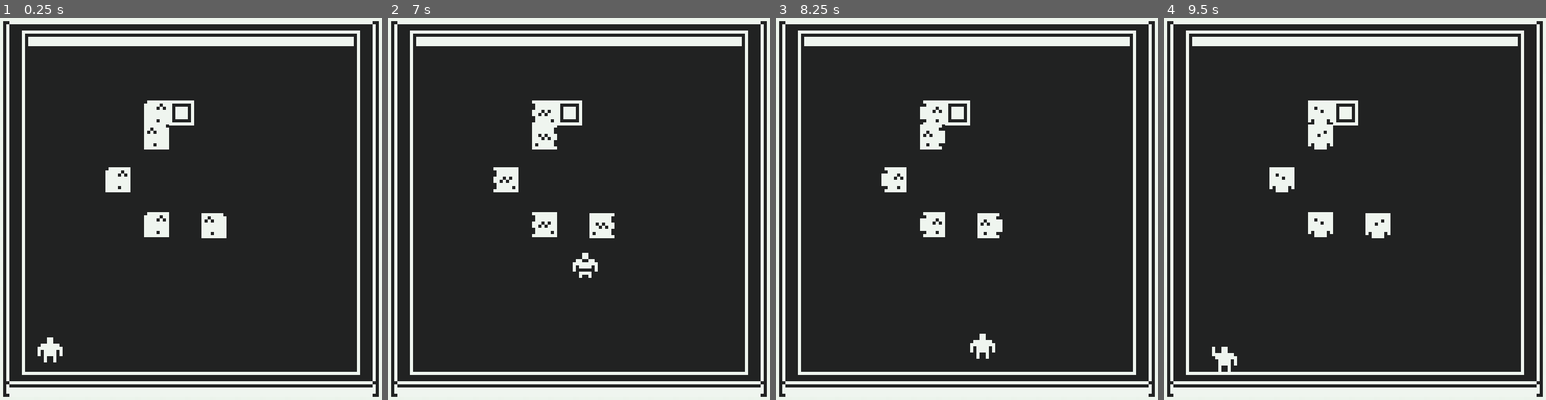
Above: before the commit, frames 1-4 (left to right).
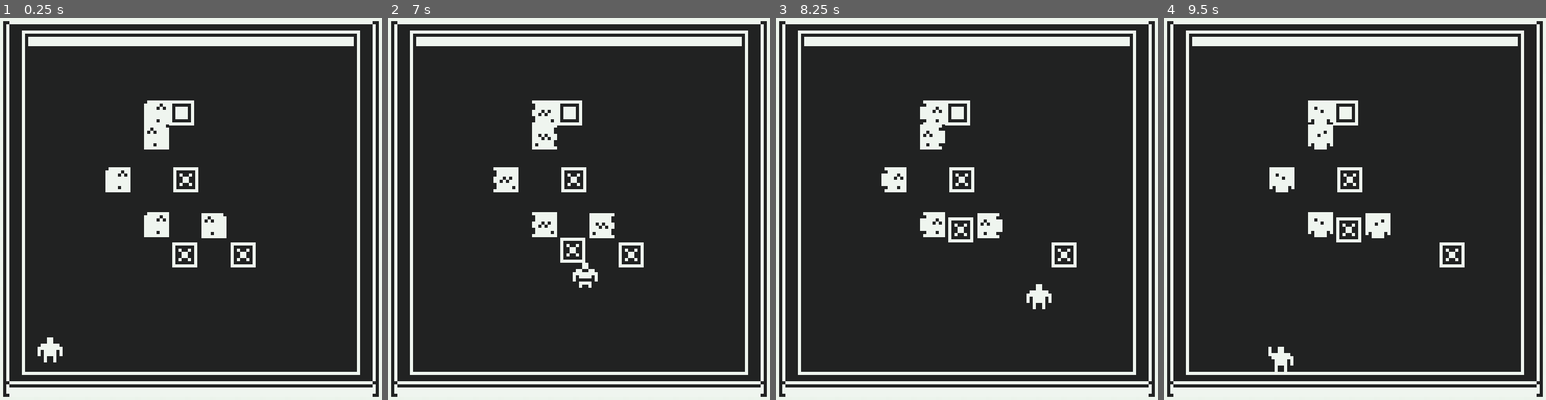
Above: after the commit, the same moments.

Repository: pageSwanson/library-game-series
Game: Godot game, scene res://Planet_0.tscn
Same seed, same stepped clock (60 frames per second), same inputs: the game is played once before the commit and once after it.
Inputs:
- Up to frame 1 (0.25 s): no input
- Up to frame 2 (7 s): hold Right (move_right) 0.53-1.28 s; hold Down (move_down) 1.28-2.03 s; hold Right (move_right) 2.03-2.78 s; hold Up (move_up) 2.78-3.53 s; hold Left (move_left) 3.53-5.03 s; hold Down (move_down) 5.03-5.78 s; tap Enter at 5.75 s; hold Right (move_right) 5.78-6.53 s; hold Up (move_up) from 6.53 s (still down)
- Up to frame 3 (8.25 s): release Up (move_up) at 7.28 s; hold Right (move_right) 7.28-8.03 s; hold Down (move_down) from 8.03 s (still down)
- Up to frame 4 (9.5 s): release Down (move_down) at 8.78 s; hold Left (move_left) from 8.78 s (still down)

The runs differ from the first frame. In frame 1, 0.7% of the frame differs, in the area x 45-67%, y 39-66%; in frame 2, 0.9%; in frame 3, 1.2%, in the area x 45-79%, y 39-90%; in frame 4, 1.2%.

Commit message:
updating session notes, project files

Diff:
--- a/space-game/Castaway.gd
+++ b/space-game/Castaway.gd
@@ -44,8 +44,11 @@
 
 	move_and_slide(velocity * speed)
 	for i in get_slide_count():
-		var collision_layer : int = get_slide_collision(i).collider.get_collision_layer()
+		var collided_with : = get_slide_collision(i).collider
+		var collision_layer : int = collided_with.get_collision_layer()
 		if collision_layer == 0b100:
 			hide()
 			$CollisionShape2D.set_deferred("disabled", true)
 			emit_signal("hit")
+		if collision_layer == 0b1000:
+			collided_with.push(velocity * (speed / 3))
--- a/space-game/Castaway.tscn
+++ b/space-game/Castaway.tscn
@@ -40,6 +40,7 @@
 
 [node name="Castaway" type="KinematicBody2D"]
 position = Vector2( 304, 313 )
+collision_mask = 15
 script = ExtResource( 3 )
 __meta__ = {
 "_edit_group_": true
--- /dev/null
+++ b/space-game/MovableObstacle.gd
@@ -0,0 +1,7 @@
+extends KinematicBody2D
+
+func set_position(input_position : Vector2) -> void:
+	position = input_position
+
+func push(velocity : Vector2) -> void:
+	move_and_slide(velocity)
--- /dev/null
+++ b/space-game/MovableObstacle.tscn
@@ -0,0 +1,12 @@
+[gd_scene load_steps=3 format=2]
+
+[ext_resource path="res://Obstacle.tscn" type="PackedScene" id=1]
+[ext_resource path="res://MovableObstacle.gd" type="Script" id=2]
+
+[node name="MovableObstacle" instance=ExtResource( 1 )]
+collision_layer = 8
+collision_mask = 15
+script = ExtResource( 2 )
+
+[node name="AnimatedSprite" parent="." index="0"]
+animation = "movable"
--- a/space-game/Obstacle.tscn
+++ b/space-game/Obstacle.tscn
@@ -11,9 +11,15 @@
 [ext_resource path="res://art/tile_0159.png" type="Texture" id=9]
 [ext_resource path="res://art/tile_0156.png" type="Texture" id=10]
 [ext_resource path="res://art/tile_0126.png" type="Texture" id=11]
+[ext_resource path="res://art/tile_0018.png" type="Texture" id=12]
 
 [sub_resource type="SpriteFrames" id=2]
 animations = [ {
+"frames": [ ExtResource( 12 ) ],
+"loop": true,
+"name": "movable",
+"speed": 5.0
+}, {
 "frames": [ ExtResource( 1 ) ],
 "loop": false,
 "name": "default",
@@ -29,6 +35,8 @@
 extents = Vector2( 11, 11 )
 
 [node name="Obstacle" type="KinematicBody2D"]
+collision_layer = 2
+collision_mask = 9
 __meta__ = {
 "_edit_group_": true
 }
--- a/space-game/Planet_0.gd
+++ b/space-game/Planet_0.gd
@@ -4,9 +4,15 @@
 # Declare member variables here. Examples:
 # var a = 2
 # var b = "text"
+var movable_obstacle_position_1 : Vector2 = Vector2(198, 248)
+var movable_obstacle_position_2 : Vector2 = Vector2(199, 176)
+var movable_obstacle_position_3 : Vector2 = Vector2(254, 248)
 
 func initialize() -> void:
 	$Castaway.initialize($StartPosition.position)
+	$MovableObstacle.set_position(movable_obstacle_position_1)
+	$MovableObstacle2.set_position(movable_obstacle_position_2)
+	$MovableObstacle3.set_position(movable_obstacle_position_3)
 
 # Called when the node enters the scene tree for the first time.
 func _ready():
--- a/space-game/Planet_0.tscn
+++ b/space-game/Planet_0.tscn
@@ -12,6 +12,7 @@
 [ext_resource path="res://art/tile_0017.png" type="Texture" id=10]
 [ext_resource path="res://art/tile_0160.png" type="Texture" id=11]
 [ext_resource path="res://SlimeObstacle.tscn" type="PackedScene" id=12]
+[ext_resource path="res://MovableObstacle.tscn" type="PackedScene" id=13]
 
 [sub_resource type="ConvexPolygonShape2D" id=1]
 points = PoolVector2Array( 0, 0, 8, 0, 8, 8, 0, 8 )
@@ -223,22 +224,38 @@
 z_index = -1
 tile_set = SubResource( 3 )
 cell_size = Vector2( 8, 8 )
+collision_layer = 2
+collision_mask = 9
 format = 1
 tile_data = PoolIntArray( 0, 7, 0, 1, 7, 0, 2, 7, 0, 3, 7, 0, 4, 7, 0, 5, 7, 0, 6, 7, 0, 7, 7, 0, 8, 7, 0, 9, 7, 0, 10, …(3875 unchanged characters)…
 
 [node name="SlimeObstacle" parent="." instance=ExtResource( 12 )]
 position = Vector2( 171, 112 )
+collision_mask = 1
 
 [node name="SlimeObstacle2" parent="." instance=ExtResource( 12 )]
 position = Vector2( 171, 135 )
+collision_mask = 1
 
 [node name="SlimeObstacle3" parent="." instance=ExtResource( 12 )]
 position = Vector2( 171, 219 )
+collision_mask = 1
 
 [node name="SlimeObstacle4" parent="." instance=ExtResource( 12 )]
 position = Vector2( 226, 220 )
+collision_mask = 1
 
 [node name="SlimeObstacle5" parent="." instance=ExtResource( 12 )]
 position = Vector2( 134, 176 )
+collision_mask = 1
+
+[node name="MovableObstacle" parent="." instance=ExtResource( 13 )]
+position = Vector2( 198, 248 )
+
+[node name="MovableObstacle2" parent="." instance=ExtResource( 13 )]
+position = Vector2( 199, 176 )
+
+[node name="MovableObstacle3" parent="." instance=ExtResource( 13 )]
+position = Vector2( 254, 248 )
 
 [connection signal="hit" from="Castaway" to="." method="_on_Castaway_hit"]
--- a/space-game/project.godot
+++ b/space-game/project.godot
@@ -50,6 +50,13 @@
  ]
 }
 
+[layer_names]
+
+2d_physics/layer_1="Castaway"
+2d_physics/layer_2="Obstacle"
+2d_physics/layer_3="Slime"
+2d_physics/layer_4="Moveable"
+
 [physics]
 
 common/enable_pause_aware_picking=true
Not shown: 1 places in space-game/Obstacle.tscn that only renumber resources
Not shown: 1 places in space-game/Planet_0.tscn that only renumber resources
Binary file added: space-game/art/tile_0018.png
Not shown, changed: 31_03_2022_session.md
